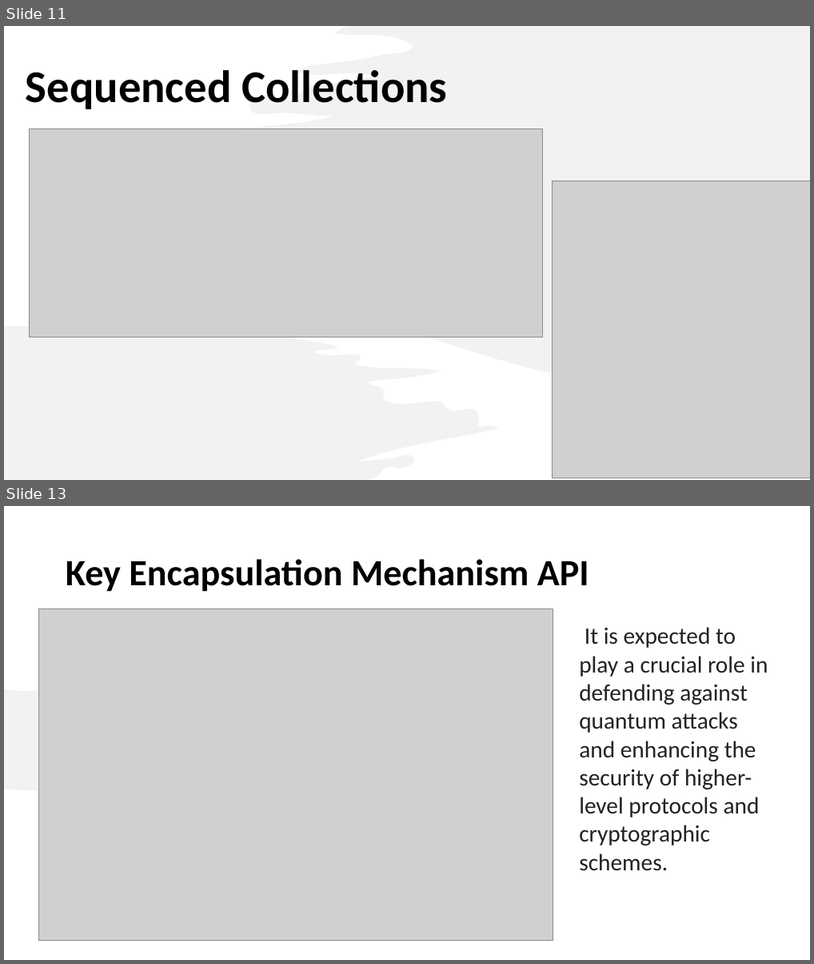
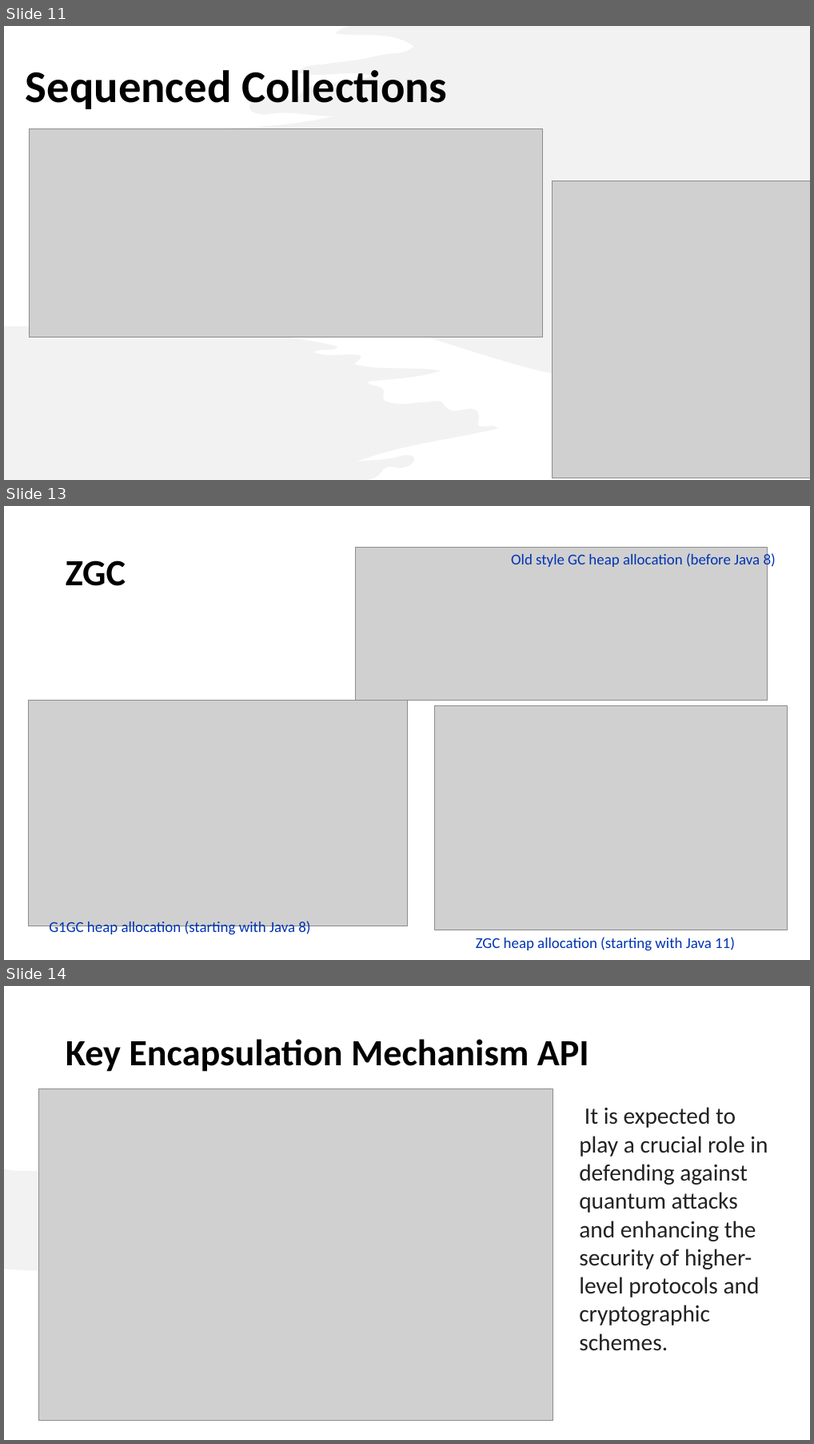
Before and after one commit to iuliana/jdk21-parent-project, a slide deck: Java21-Presentation.pptx. Shown one above the other, each under a label of ours: slides 11 and 13 before the commit, slides 11, 13 and 14 after it; the slides between them are not shown. The pictures are 814x964 and 814x1444 pixels, drawn with LibreOffice and Linux fonts; fonts in the diff are those of the drawing; grey boxes stand for pictures. Boxes give left, top, right and bottom in pixels: in the first picture for what was removed or moved away, otherwise in the second. Text is boxed around its words. In the diff, an @@ line names an element or a change of style, - is before the commit and + after.

Commit message:
Added more details for Java 21 pieces

```diff
--- a/Java21-Presentation.pptx
+++ b/Java21-Presentation.pptx
@@ slide 13 added at <box>4,506,810,960</box>, background #FFFFFF @@
@@ picture added at <box>356,547,768,700</box> @@
@@ text added at <box>511,552,776,568</box>, 18 pt, text #0033B3 @@
+Old style GC heap allocation (before Java 8)
@@ title added at <box>66,560,126,586</box>, 44 pt, text #000000, bold @@
+ZGC
@@ picture added at <box>28,700,407,925</box> @@
@@ picture added at <box>434,706,788,929</box> @@
@@ text added at <box>49,920,310,936</box>, 18 pt, text #0033B3 @@
+G1GC heap allocation (starting with Java 8)
@@ text added at <box>476,936,735,951</box>, 18 pt, text #0033B3 @@
+ZGC heap allocation (starting with Java 11)
@@ what was slide 13 is now slide 14 @@
```
Also in this commit, not shown: 1 slide changed, 8 other files.
